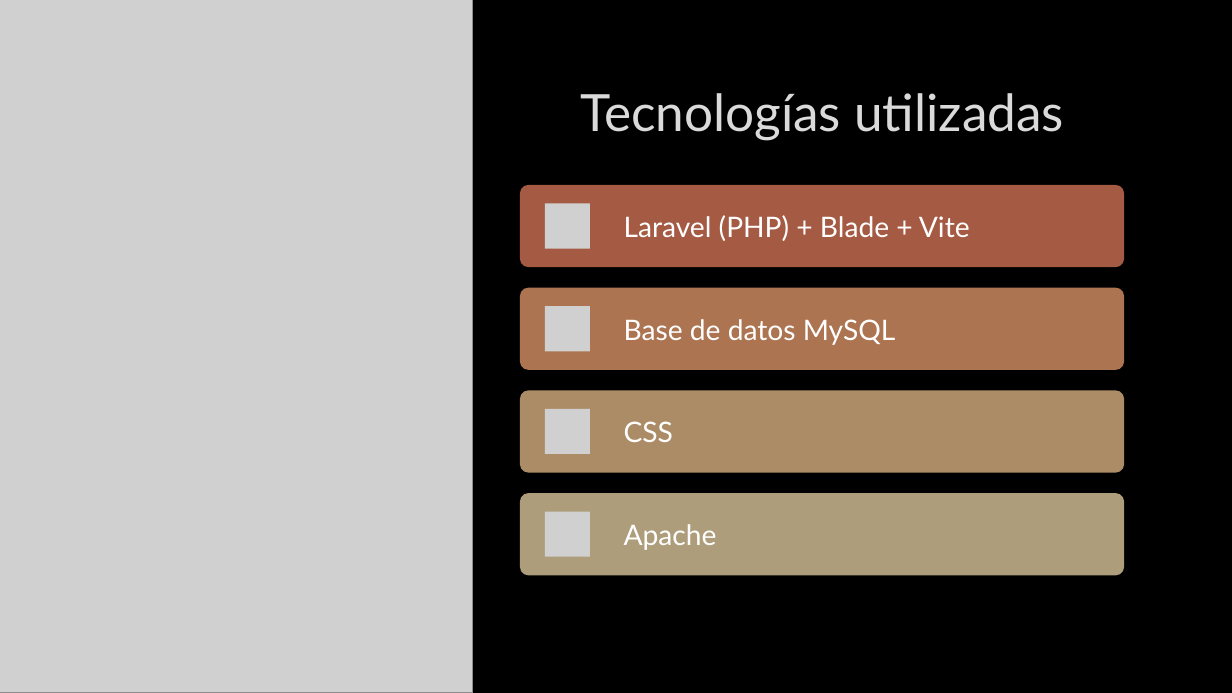
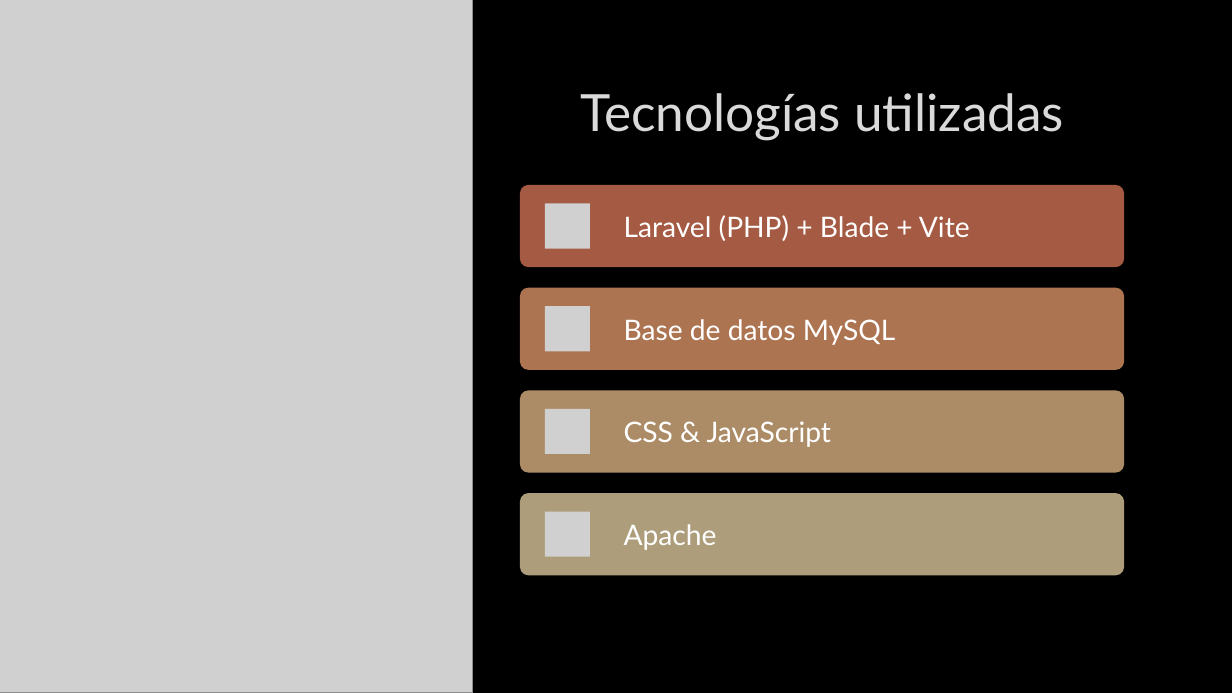
Before and after one commit to Edsonbs/justtrack, a slide deck: slide 10 of documentacion_proyecto/JustTrack - Presentación - Eddyson Bueno Soto 2DAW.pptx. Drawn at 1232x693 pixels with LibreOffice and Linux fonts; fonts in the diff are those of the drawing; grey boxes stand for pictures; background and template pictures are left out. Boxes give left, top, right and bottom in pixels: in the first picture for what was removed or moved away, otherwise in the second. Text is boxed around its words. In the diff, an @@ line names an element or a change of style, - is before the commit and + after.

Commit message:
Mejora visual al fondo de la web (cuando no  carga el giuf ahora es más oscuro el color de fondo), y mejoras en la presentación PowerPoint.

```diff
--- a/documentacion_proyecto/JustTrack - Presentación - Eddyson Bueno Soto 2DAW.pptx
+++ b/documentacion_proyecto/JustTrack - Presentación - Eddyson Bueno Soto 2DAW.pptx
@@ text at box(624, 421, 831, 447): text changed @@
-CSS
+CSS & JavaScript
```
Also in this commit, not shown: 1 other file.
